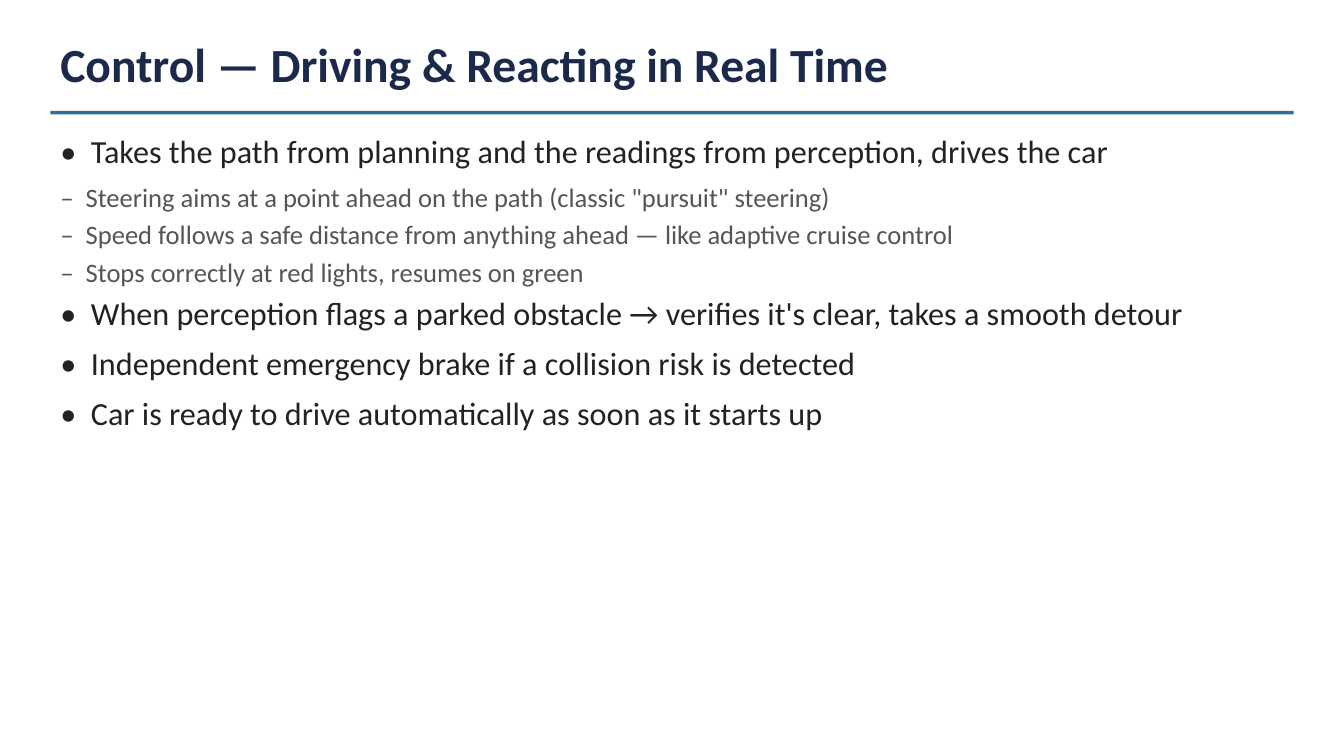
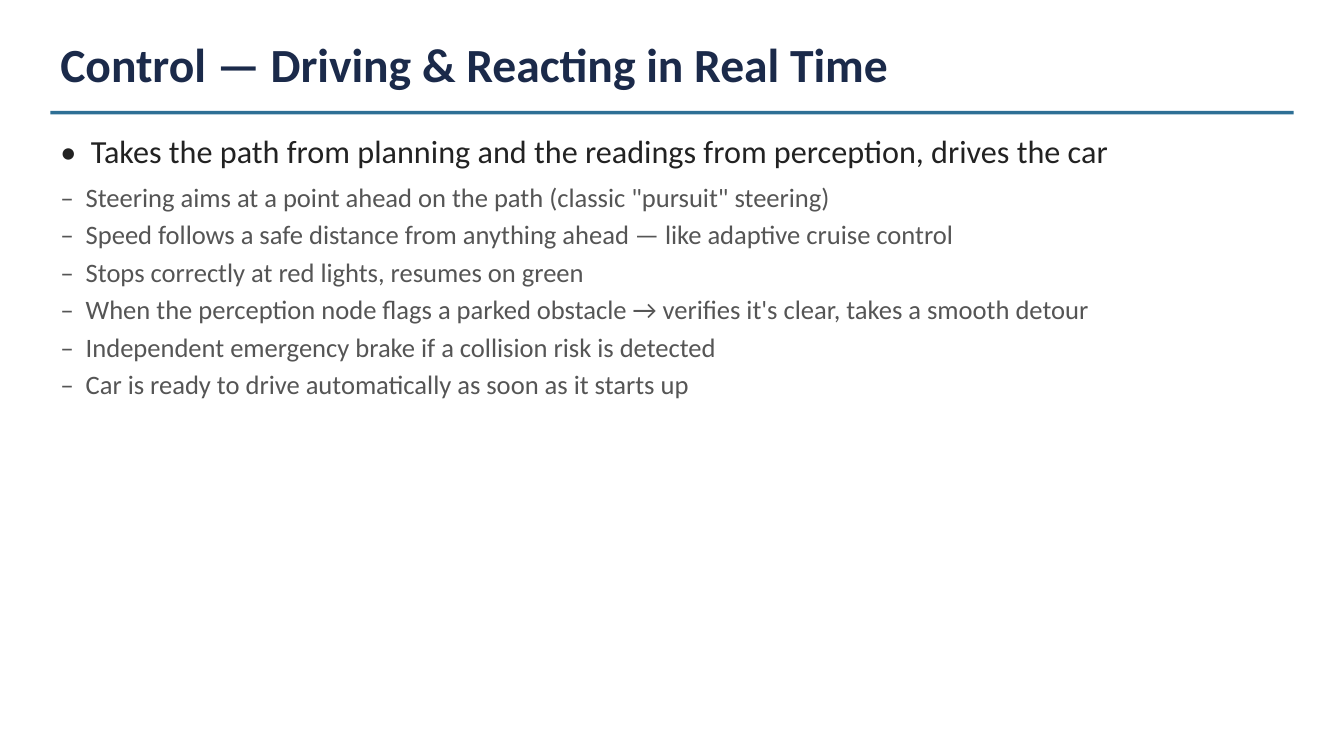
Before and after one commit to ly836669642-lgtm/project, a slide deck: slide 5 of docs/Report.pptx. Drawn at 1344x756 pixels with LibreOffice and Linux fonts; fonts in the diff are those of the drawing. Boxes give left, top, right and bottom in pixels: in the first picture for what was removed or moved away, otherwise in the second. Text is boxed around its words. In the diff, an @@ line names an element or a change of style, - is before the commit and + after.

```diff
--- a/docs/Report.pptx
+++ b/docs/Report.pptx
@@ text at box(86, 300, 1089, 399): text changed; size 23 to 19 pt; text colour #222222 to #555555 @@
-• When perception flags a parked obstacle → verifies it's clear, takes a smooth detour
-• Independent emergency brake if a collision risk is detected
-• Car is ready to drive automatically as soon as it starts up
+‒ When the perception node flags a parked obstacle → verifies it's clear, takes a smooth detour
+‒ Independent emergency brake if a collision risk is detected
+‒ Car is ready to drive automatically as soon as it starts up
```
Also in this commit, not shown: 3 other slides changed, 1 other file.
